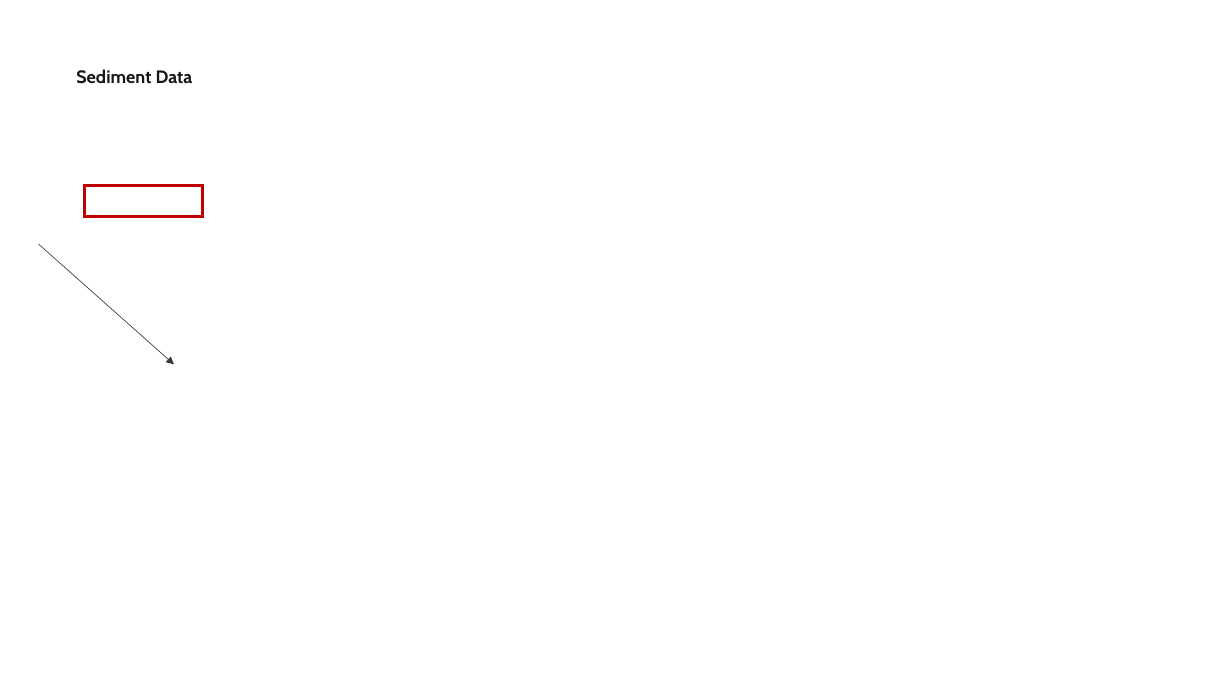
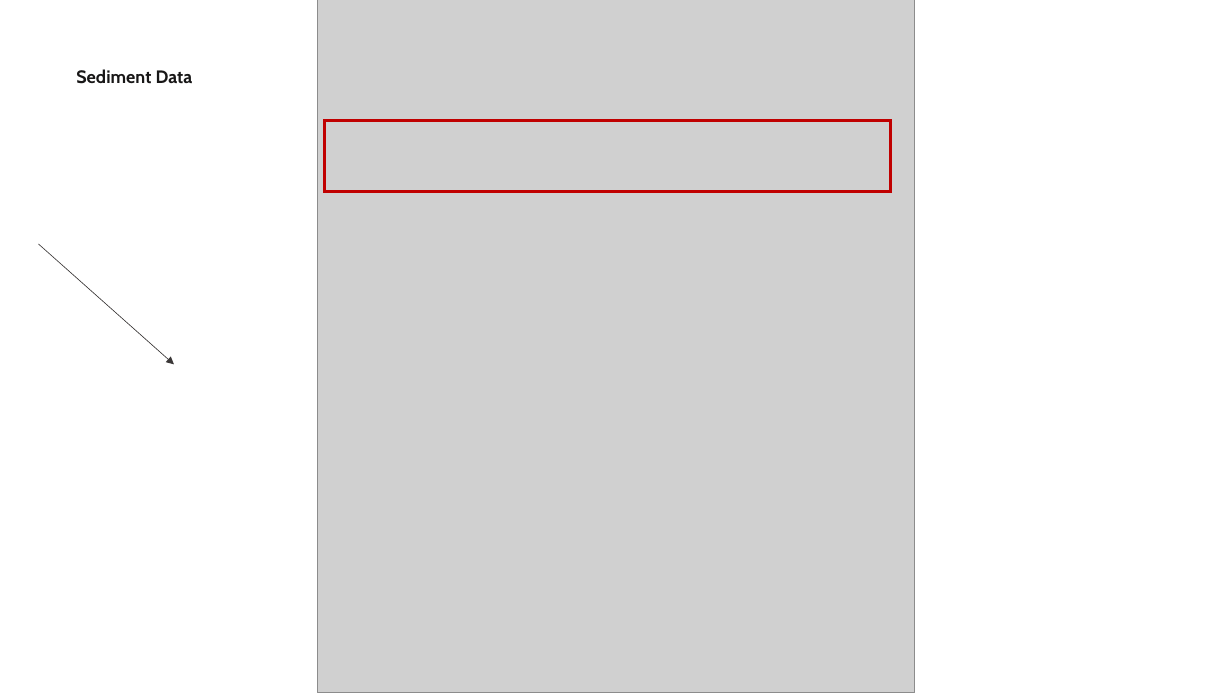
Before and after one commit to mflatouche/M.TSED, a slide deck: slide 12 of Section03/3_Calibracion/Section03_Calibracion.pptx (slide 10 before the commit). Drawn at 1232x693 pixels with LibreOffice and Linux fonts; fonts in the diff are those of the drawing; grey boxes stand for pictures. Boxes give left, top, right and bottom in pixels: in the first picture for what was removed or moved away, otherwise in the second. Text is boxed around its words. In the diff, an @@ line names an element or a change of style, - is before the commit and + after.

```diff
--- a/Section03/3_Calibracion/Section03_Calibracion.pptx
+++ b/Section03/3_Calibracion/Section03_Calibracion.pptx
@@ picture added at (317, 0, 915, 693) @@
@@ rectangle: place and size @@
-rectangle at (84, 186, 202, 217)
+rectangle at (324, 120, 891, 191)
```
Also in this commit, not shown: 2 other slides changed, 13 slides added, 9 slides removed, 19 other files.
